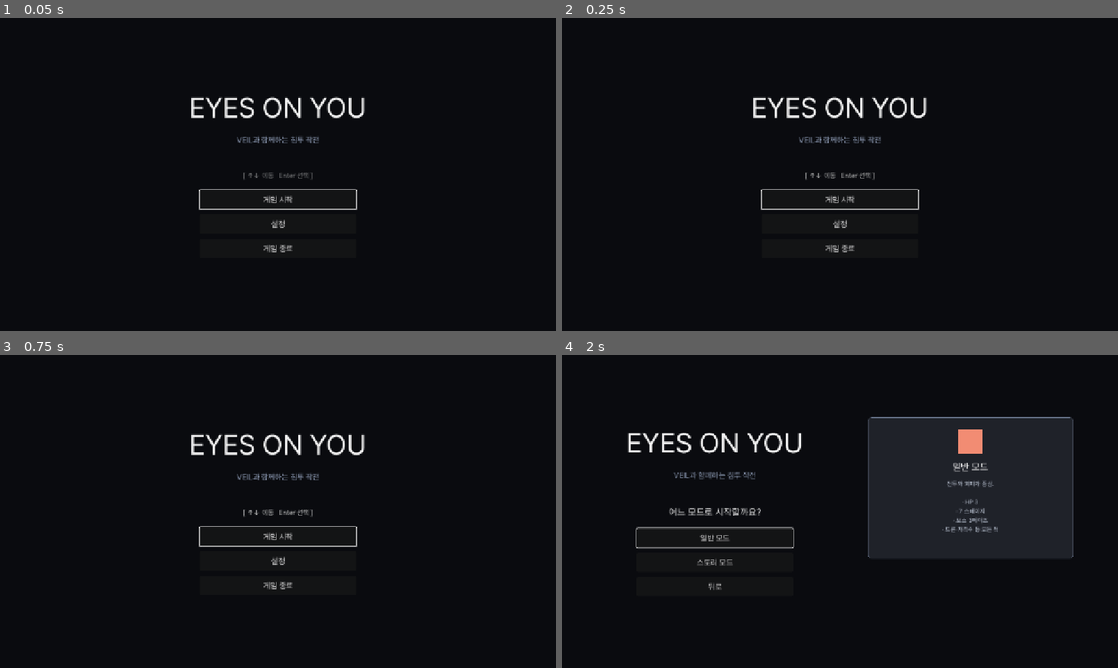
Above: before the commit, frames 1-4 (two rows, left to right).
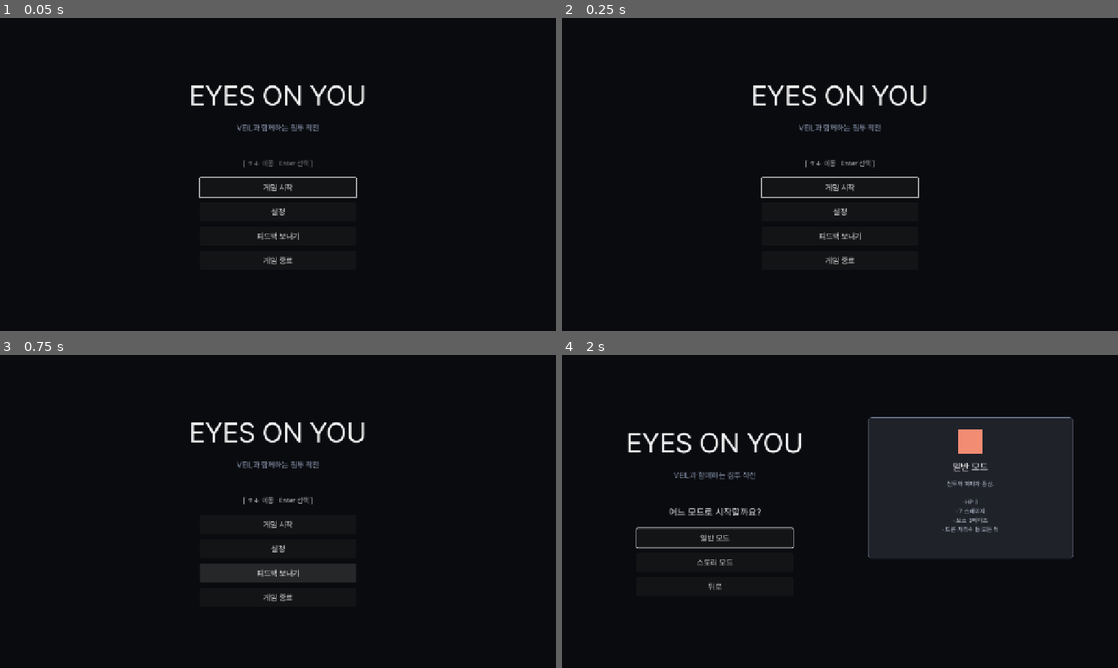
Above: after the commit, the same moments.

Repository: soomin007/EyesOnYou
Game: Godot game, scene res://scenes/main.tscn
The game is run twice, just before and just after one commit, with the same random seed, the same clock (stepped at 60 frames per second) and the same inputs.
Inputs (mouse positions are in pixels of both pictures, inside the frame that each line leads up to):
- Up to frame 1 (0.05 s): no input
- Up to frame 2 (0.25 s): no input
- Up to frame 3 (0.75 s): click (278, 574) at 0.5 s, where only the run after the commit has a clickable "피드백 보내기"
- Up to frame 4 (2 s): click "게임 시작" at 1.25 s

The runs differ from the first frame. In frame 1, 2.9% of the frame differs, in the area x 34-66%, y 21-79%; in frame 2, 2.9%; in frame 3, 3.1%; in frame 4, nothing differs.

Commit message:
feat(feedback): 플레이 피드백 설문 창구 — 포스터 QR + 게임 내 링크
구글 폼(forms.gle/byS8EABJitB9r6z88) 피드백 창구 개설. 초보자 난이도·UX 수집용.
- 포스터 v2: placeholder QR을 실제 설문 QR(poster_out/feedback_qr.png)로 교체 + 링크
  텍스트 채움. QR 박스 84px로 키우고 흰 quiet-zone 패딩(스캔 안정성).
- GameState: FEEDBACK_URL 상수 + open_feedback() — 웹은 새 탭(JavaScriptBridge),
  데스크톱은 OS.shell_open.
- 타이틀(STATE_MAIN)에 "피드백 보내기" 버튼(설정↔게임 종료 사이).
- 크레딧 끝 메뉴에 "피드백 보내기" 버튼(다시 플레이↔나가기 사이) — 엔딩 직후 응답률 ↑.

Diff:
--- a/scripts/Credits.gd
+++ b/scripts/Credits.gd
@@ -243,6 +243,9 @@
 	_replay_btn.mouse_entered.connect(_on_replay_focus)
 	_replay_btn.mouse_exited.connect(_on_replay_unfocus)
 	vb.add_child(_replay_btn)
+	var feedback_btn := _make_credit_button("피드백 보내기")
+	feedback_btn.pressed.connect(_on_feedback_pressed)
+	vb.add_child(feedback_btn)
 	var exit_btn := _make_credit_button("메인 화면으로 나가기")
 	exit_btn.pressed.connect(_on_exit_pressed)
 	vb.add_child(exit_btn)
@@ -301,6 +304,9 @@
 	GameState.reset()
 	get_tree().change_scene_to_file(SceneRouter.BRIEFING)
 
+func _on_feedback_pressed() -> void:
+	GameState.open_feedback()
+
 func _on_exit_pressed() -> void:
 	GameState.replaying = false
 	GameState.reset()
--- a/scripts/GameState.gd
+++ b/scripts/GameState.gd
@@ -12,6 +12,8 @@
 const TOTAL_STAGES: int = 7
 const SCORE_THRESHOLD: int = 4
 const SETTINGS_PATH: String = "user://settings.cfg"
+# 플레이 피드백 설문(구글 폼). 타이틀·크레딧 끝 메뉴의 "피드백 보내기"가 연다.
+const FEEDBACK_URL: String = "https://forms.gle/byS8EABJitB9r6z88"
 const KEYBIND_ACTIONS: Array[String] = ["move_left", "move_right", "jump", "attack", "dash", "skill", "pause"]
 # 모든 플레이어가 기본 보유하는 베이스라인 스킬 (트리 외)
 # 자료형: Dictionary[String, int] — line_id → 보유 티어 (베이스라인은 항상 1).
@@ -551,3 +553,11 @@
 	var screen_pos: Vector2i = DisplayServer.screen_get_position(screen_idx)
 	var screen_size: Vector2i = DisplayServer.screen_get_size(screen_idx)
 	DisplayServer.window_set_position(screen_pos + (screen_size - sz) / 2)
+
+# 피드백 설문을 외부 브라우저(데스크톱) / 새 탭(웹)으로 연다.
+# 버튼 pressed에서 호출 — 웹의 window.open이 팝업 차단되지 않도록 사용자 제스처 컨텍스트 유지.
+func open_feedback() -> void:
+	if OS.has_feature("web"):
+		JavaScriptBridge.eval("window.open('%s', '_blank')" % FEEDBACK_URL, true)
+	else:
+		OS.shell_open(FEEDBACK_URL)
--- a/scripts/PosterCanvasV2.gd
+++ b/scripts/PosterCanvasV2.gd
@@ -65,9 +65,9 @@
 # ── 피드백 + 푸터 ──
 const DIR_Y: float = 1576.0
 const FOOT_Y: float = 1612.0
-const QR_SZ: float = 72.0
-# 구글 폼 설문 링크를 받으면 채운다(예: "forms.gle/XXXXXXXX"). 비어 있으면 "준비 중" 표기.
-const FEEDBACK_URL: String = ""
+const QR_SZ: float = 84.0
+# 구글 폼 설문 링크. 비어 있으면 "준비 중" 표기.
+const FEEDBACK_URL: String = "forms.gle/byS8EABJitB9r6z88"
 # 실제 QR PNG가 있으면 로드(없으면 placeholder 그림). 링크 확정 후 생성해 넣는다.
 const FEEDBACK_QR_PATH: String = "res://poster_out/feedback_qr.png"
 
@@ -222,9 +222,11 @@
 	var qx: float = W - M - QR_SZ
 	var qy: float = FOOT_Y - 8.0
 	var rect: Rect2 = Rect2(qx, qy, QR_SZ, QR_SZ)
-	draw_rect(rect, Color(0.93, 0.95, 0.97, 1.0), true)
+	# 흰 배경(quiet zone) + QR을 살짝 안쪽으로 — 스캔 안정성.
+	draw_rect(rect, Color(0.96, 0.97, 0.98, 1.0), true)
 	if _qr_tex != null:
-		draw_texture_rect(_qr_tex, rect, false)
+		var pad: float = QR_SZ * 0.06
+		draw_texture_rect(_qr_tex, Rect2(rect.position + Vector2(pad, pad), rect.size - Vector2(pad * 2.0, pad * 2.0)), false)
 	else:
 		_qr_placeholder(rect)
 	draw_rect(rect, COL_VEIL * Color(1, 1, 1, 0.6), false, 1.5)
--- a/scripts/Title.gd
+++ b/scripts/Title.gd
@@ -134,6 +134,9 @@
 			var b_settings := _make_button("설정")
 			b_settings.pressed.connect(_on_settings_pressed)
 			buttons_box.add_child(b_settings)
+			var b_feedback := _make_button("피드백 보내기")
+			b_feedback.pressed.connect(_on_feedback_pressed)
+			buttons_box.add_child(b_feedback)
 			var b_quit := _make_button("게임 종료")
 			b_quit.pressed.connect(_on_quit_pressed)
 			buttons_box.add_child(b_quit)
@@ -298,5 +301,8 @@
 		if first != null:
 			first.grab_focus.call_deferred()
 
+func _on_feedback_pressed() -> void:
+	GameState.open_feedback()
+
 func _on_quit_pressed() -> void:
 	get_tree().quit()
Binary file changed: poster_out/eyes_on_you_poster_v2.png
Binary file changed: poster_out/eyes_on_you_poster_v2_2x.png
Binary file added: poster_out/feedback_qr.png
